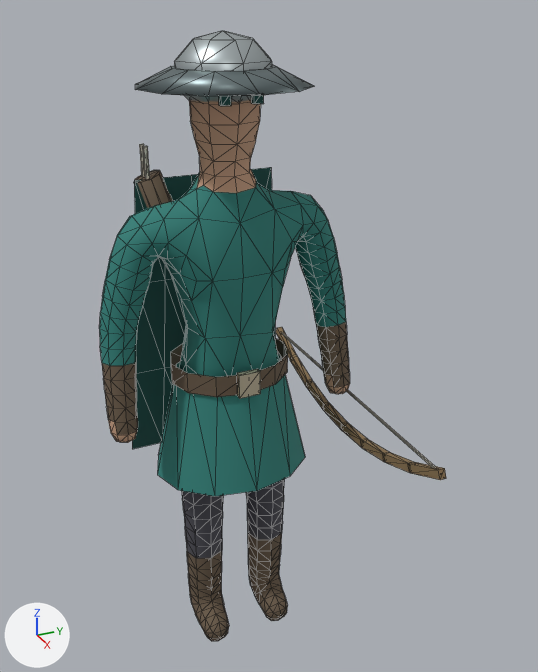
What one commit did to the glTF model public/models/salz_ranged.glb.
Both versions are drawn from a 50 mm camera at (2.074, -0.79, 2.195) aimed at (0.06, 0.117, 1.188). Arrows for +X, +Y and +Z are at lower left; the lights stay in place. The picture after the commit comes second. Mesh edges are drawn as thin lines. Vertices at exactly the same position are counted once.

Objects in the first picture: 'salz_ranged'.
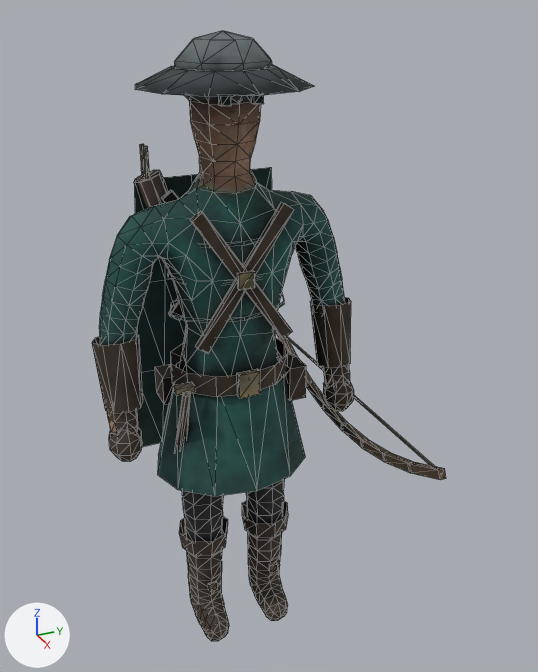
Where the change shows, as pixel boxes [x1, y1, x2, y2] in the pictures (538 x 672 px):
'salz_ranged', reshaped
    before: [99, 30, 446, 641]
    after: [92, 30, 446, 641]
part 1 of me_salz_ranged, added
    after: [170, 293, 284, 323]
part 2 of me_salz_ranged, added (mostly hidden)
    after: [168, 271, 180, 283]
part 3 of me_salz_ranged, added (mostly hidden)
    after: [201, 238, 260, 248]
part 4 of me_salz_ranged, added
    after: [238, 271, 255, 290]
part 5 of me_salz_ranged, added
    after: [323, 380, 354, 411]
part 6 of me_salz_ranged, added
    after: [109, 426, 142, 462]
part 7 of me_salz_ranged, added
    after: [269, 562, 277, 572]
part 8 of me_salz_ranged, added
    after: [208, 581, 217, 592]
part 9 of me_salz_ranged, added
    after: [279, 354, 306, 401]
part 10 of me_salz_ranged, added
    after: [155, 364, 173, 405]
part 11 of me_salz_ranged, added
    after: [173, 382, 195, 395]
part 12 of me_salz_ranged, added
    after: [92, 190, 351, 450]
part 13 of me_salz_ranged, added
    after: [179, 501, 288, 556]
part 14 of me_salz_ranged, recoloured
    both: [99, 95, 446, 641]
part 15 of me_salz_ranged, recoloured
    both: [135, 30, 314, 398]

Diff of the bpy script that builds the scene:
```diff
--- a/public/models/salz_ranged.glb.py
+++ b/public/models/salz_ranged.glb.py
@@ img_salz_ranged_rauheit @@
+img_salz_ranged_rauheit = load_image('salz_ranged_rauheit', '_unpacked/salz_ranged_rauheit', 512, 512, 'Non-Color')
@@ img_salz_ranged_farbe @@
+img_salz_ranged_farbe = load_image('salz_ranged_farbe', '_unpacked/salz_ranged_farbe', 512, 512, 'sRGB')
@@ img_salz_ranged_relief @@
+img_salz_ranged_relief = load_image('salz_ranged_relief', '_unpacked/salz_ranged_relief', 512, 512, 'Non-Color')
@@ mat_salz_ranged_matt @@
+mat_salz_ranged_matt = bpy.data.materials.new('salz_ranged_matt')
+# uses the picture img_salz_ranged_farbe
+# uses the picture img_salz_ranged_rauheit
+# uses the picture img_salz_ranged_relief
@@ me_salz_ranged @@
 # used by ob_salz_ranged; location = (0.0, 0.0, 0.0)
-me_salz_ranged.from_pydata(...)  # 946 vertices, 1754 faces; spans x -0.5..0.64, y -0.43..0.43, z 0.02..2.11
+me_salz_ranged.from_pydata(...)  # 1250 vertices, 2170 faces; spans x -0.5..0.64, y -0.44..0.44, z 0.02..2.11
+# me_salz_ranged part 1: the loose piece of 24 vertices spanning x -0.17..0.17, y -0.2..0.2, z 1.06..1.12 is copied, and the copy is scaled about its middle by (0.823, 0.96, 0.171), then moved by (0.0, 0.0, 0.21), in mat_salz_ranged_matt; it spans x -0.14..0.14, y -0.19..0.19, z 1.29..1.31
+# me_salz_ranged part 2: the loose piece of 24 vertices spanning x -0.17..0.17, y -0.2..0.2, z 1.06..1.12 is copied, and the copy is scaled about its middle by (0.823, 0.96, 0.171), then moved by (0.0, 0.0, 0.33), in mat_salz_ranged_matt; it spans x -0.14..0.14, y -0.19..0.19, z 1.41..1.43
+# me_salz_ranged part 3: the loose piece of 24 vertices spanning x -0.17..0.17, y -0.2..0.2, z 1.06..1.12 is copied, and the copy is scaled about its middle by (0.857, 1, 0.171), then moved by (0.0, 0.0, 0.45), in mat_salz_ranged_matt; it spans x -0.14..0.14, y -0.2..0.2, z 1.53..1.55
+# me_salz_ranged part 4: a new loose piece, a box spanning x 0.148..0.162, y -0.025..0.025, z 1.405..1.455, in mat_salz_ranged_matt
+# me_salz_ranged part 5: a new loose piece, a UV sphere (8 segments, 5 rings, poles along z) spanning x 0.01..0.13, y 0.33..0.43, z 0.85..1.0, in mat_salz_ranged_matt
+# me_salz_ranged part 6: a new loose piece, a UV sphere (8 segments, 5 rings, poles along z) spanning x 0.01..0.13, y -0.43..-0.33, z 0.85..1.0, in mat_salz_ranged_matt
+# me_salz_ranged part 7: a new loose piece, a box spanning x 0.084..0.096, y 0.105..0.135, z 0.235..0.265, in mat_salz_ranged_matt
+# me_salz_ranged part 8: a new loose piece, a box spanning x 0.084..0.096, y -0.135..-0.105, z 0.235..0.265, in mat_salz_ranged_matt
+# me_salz_ranged part 9: a new loose piece, a box spanning x 0.01..0.11, y 0.17..0.23, z 0.96..1.08, in mat_salz_ranged_matt
+# me_salz_ranged part 10: a new loose piece, a box spanning x -0.145..-0.055, y -0.215..-0.165, z 0.95..1.05, in mat_salz_ranged_matt
+# me_salz_ranged part 11: a new loose piece, a box spanning x 0.115..0.145, y -0.23..-0.17, z 1.09..1.11, in mat_salz_ranged_matt
+# me_salz_ranged part 12: 76 vertices added at x -0.15..0.16, y -0.44..0.44, z 0.8..1.65
+# me_salz_ranged part 13: 32 vertices added at x -0.08..0.11, y -0.21..0.21, z 0.39..0.47
+# me_salz_ranged part 14: 1622 faces spanning x -0.5..0.64, y -0.43..0.43, z 0.02..2.02 switch from mat_matt to mat_salz_ranged_matt
+# me_salz_ranged part 15: 120 faces spanning x -0.24..0.27, y -0.25..0.25, z 1.05..2.11 switch from mat_metall to mat_salz_ranged_matt
+# other edits to the shape of me_salz_ranged do not show in these pictures
```
